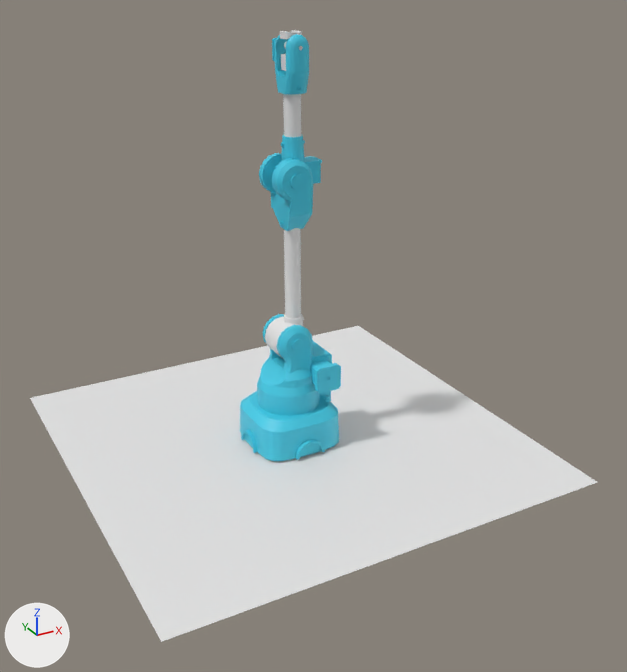
The Blender file Assets/Niryo.blend, before and after one commit.
Before and after are seen from a 50 mm lens placed at (-24.7, -48.4, 31.7), pointed at (0.5, -2.7, 8.8). The lights are fixed; the arrows at lower left show +X, +Y and +Z.

The first picture shows 'Arm', 'Base', 'Forearm', 'Head', 'Plane', 'Shoulder'.
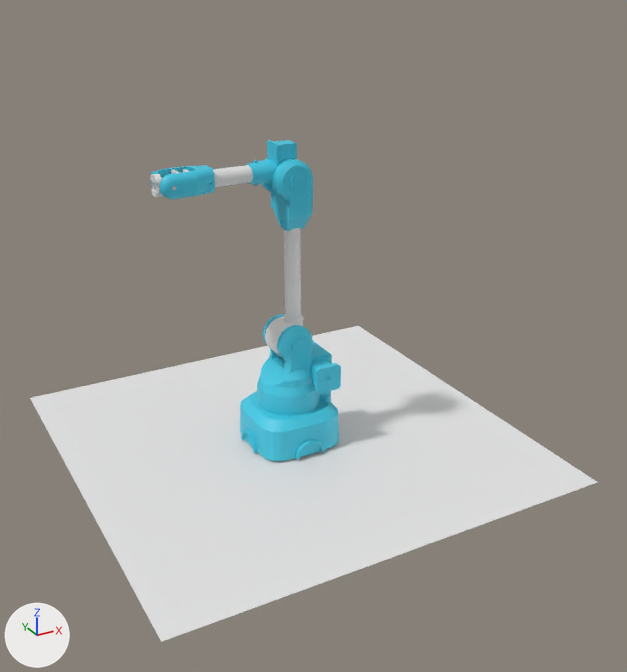
Where the newer file only moved an object's origin or applied its transform, the numbers keep the older frame.

Boxes (x1, y1, x2, y2) around the edits, measured in the pictures (627 x 672 px):
'Forearm', mesh turned: before (272, 34, 322, 193); after (151, 140, 304, 199)
'Head', mesh turned, moved: before (280, 30, 302, 71); after (150, 169, 190, 197)

What the commit changed:
me_myproject_006 has 1463 vertices, 1403 faces and spans x -1.26..2.31, y -1.64..1.89, z -1.26..8.54.
me_myproject_006 is used by ob_forearm; location (0.0, 0.01, 18.82); rotation (0.0, -0.000307, 0.0), in degrees (0, 0, 0).
me_myproject_006 part 1: the whole mesh is turned -90 degrees about the y axis through its middle, then moved by (-4.17, 0.0, -3.15).
me_myproject_007 has 363 vertices, 301 faces and spans x -0.66..0.7, y -1.15..0.82, z -1.37..0.85.
me_myproject_007 is used by ob_head; location (0.5, 0.01, 26.64).
me_myproject_007 part 2: the whole mesh is turned -90 degrees about the y axis through the mesh origin.
Object 'Head' (ob_head) moves from (0.5, 0.01, 26.64) to (-7.83, 0.01, 19.28).
